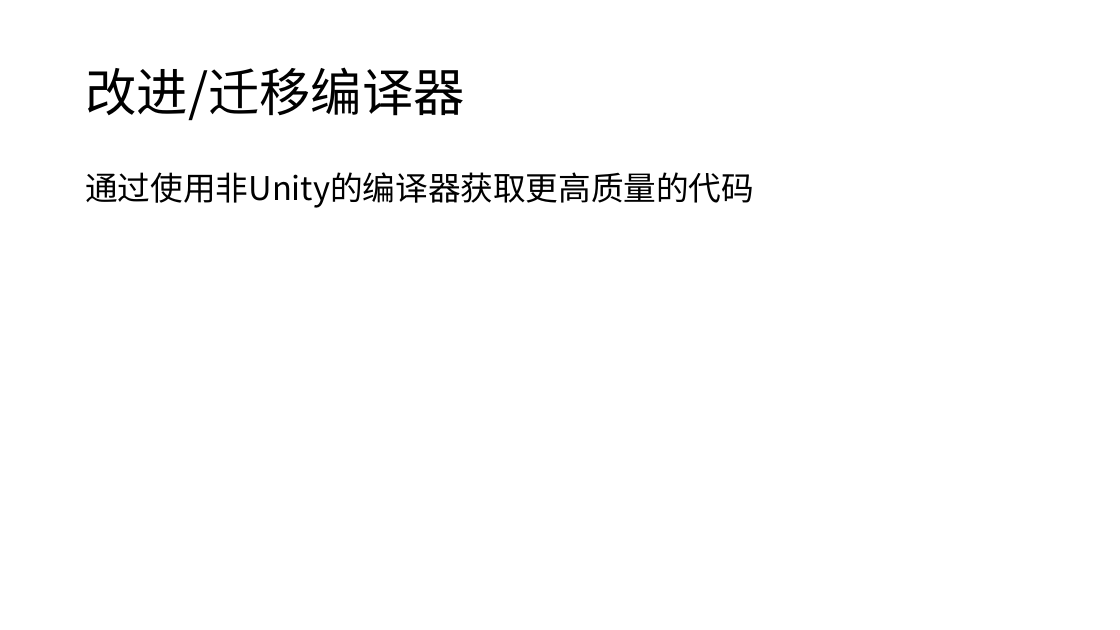
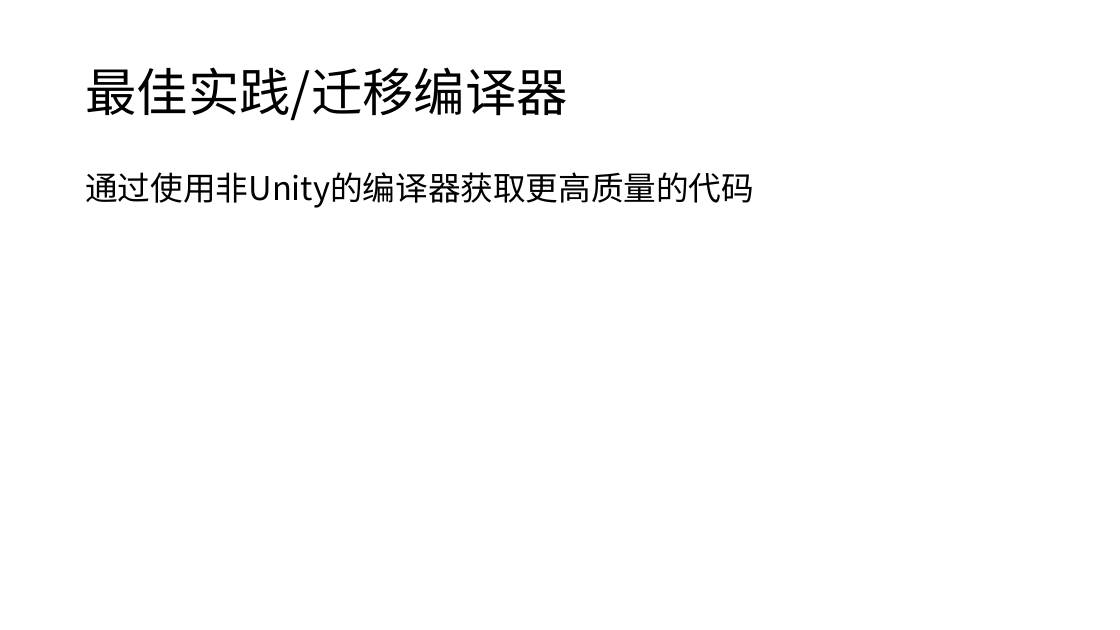
Before and after one commit to snakealpha/DotNetSession, a slide deck: slide 14 of pptx.pptx.pptx. Drawn at 1120x630 pixels with LibreOffice and Linux fonts; fonts in the diff are those of the drawing. Boxes give left, top, right and bottom in pixels: in the first picture for what was removed or moved away, otherwise in the second. Text is boxed around its words. In the diff, an @@ line names an element or a change of style, - is before the commit and + after.

```diff
--- a/pptx.pptx.pptx
+++ b/pptx.pptx.pptx
@@ title at [85, 67, 567, 121]: text changed @@
-改进/迁移编译器
+最佳实践/迁移编译器
```
Also in this commit, not shown: 5 other slides changed, 1 slide added.
